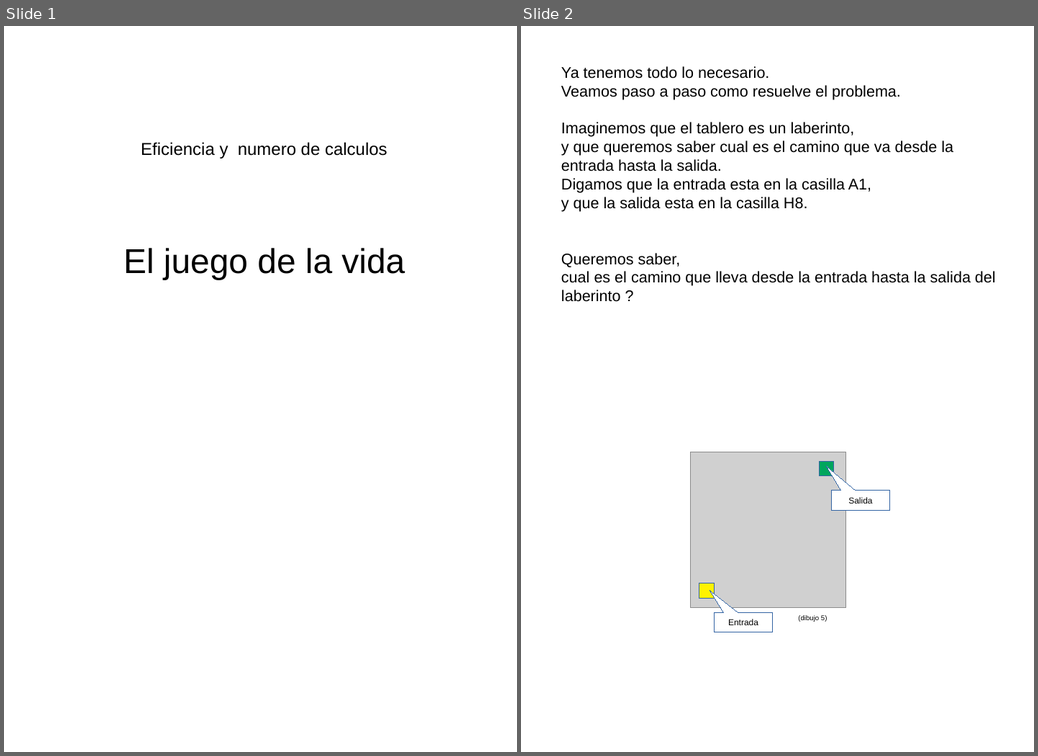
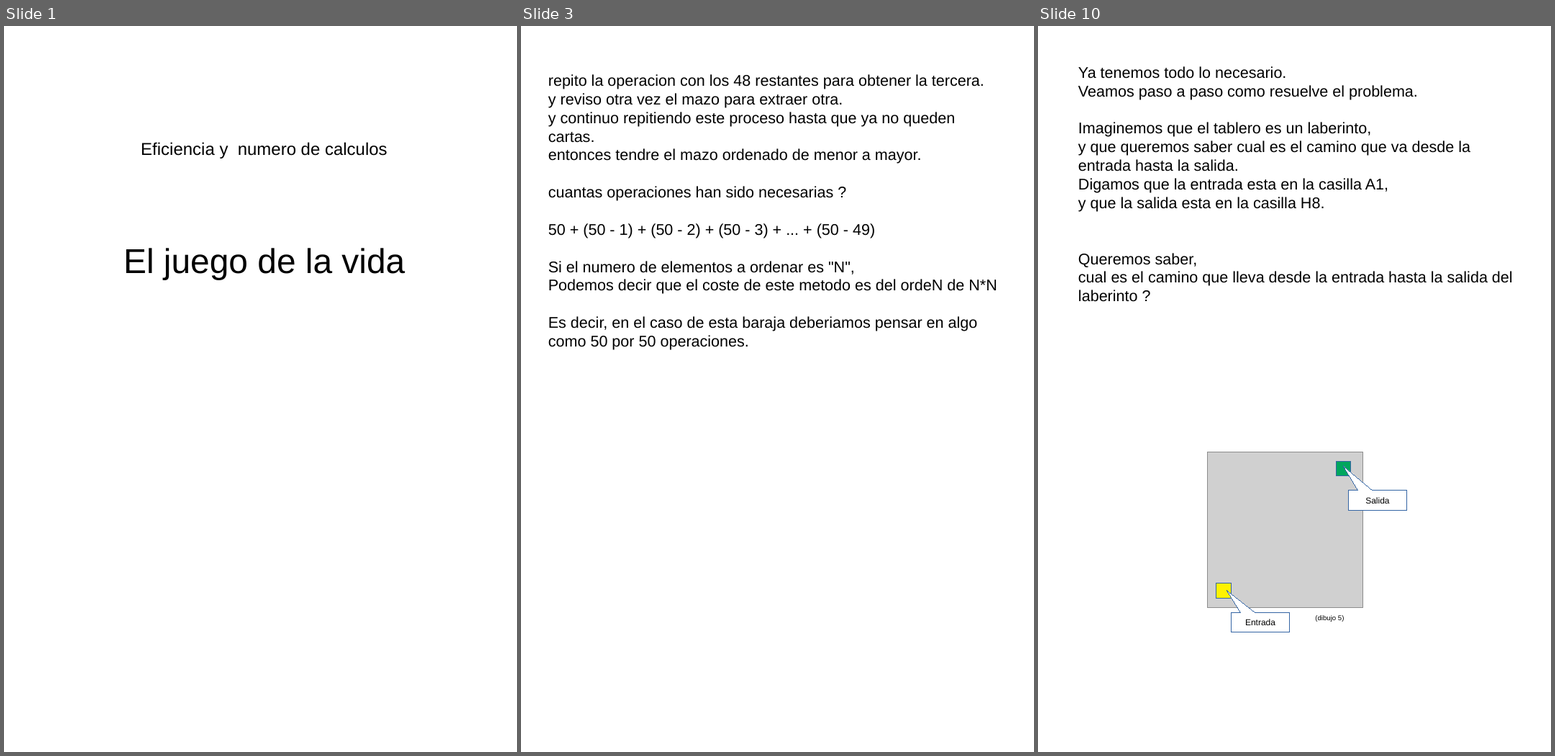
Before and after one commit to fabhrius/La-Cosa, a slide deck: capitulos/Eficiencia y numero de calculos/Eficiencia y numero de calculos.odp. Shown side by side, each under a label of ours: slides 1 and 2 before the commit, slides 1, 3 and 10 after it; the slides between them are not shown. The pictures are 1038x756 and 1555x756 pixels, drawn with LibreOffice and Linux fonts; fonts in the diff are those of the drawing; grey boxes stand for pictures. Boxes give left, top, right and bottom in pixels: in the first picture for what was removed or moved away, otherwise in the second. Text is boxed around its words. In the diff, an @@ line names an element or a change of style, - is before the commit and + after.

Commit message:
Eficiencia y numero de calculos - borrador

```diff
--- a/capitulos/Eficiencia y numero de calculos/Eficiencia y numero de calculos.odp
+++ b/capitulos/Eficiencia y numero de calculos/Eficiencia y numero de calculos.odp
@@ slide 3 added at (x1=521, y1=26, x2=1034, y2=752), background #FFFFFF @@
@@ text added at (x1=548, y1=74, x2=998, y2=331), 18 pt, text #000000 @@
+repito la operacion con los 48 restantes para obtener la tercera.
+y reviso otra vez el mazo para extraer otra.
+y continuo repitiendo este proceso hasta que ya no queden cartas.
+entonces tendre el mazo ordenado de menor a mayor.
+cuantas operaciones han sido necesarias ?
+50 + (50 - 1) + (50 - 2) + (50 - 3) + ... + (50 - 49)
+Si el numero de elementos a ordenar es "N",
+Podemos decir que el coste de este metodo es del ordeN de N*N
+Es decir, en el caso de esta baraja deberiamos pensar en algo como 50 por 50 operaciones.
@@ what was slide 2 is now slide 10 @@
```
Also in this commit, not shown: 7 other slides added, 7 other files.
